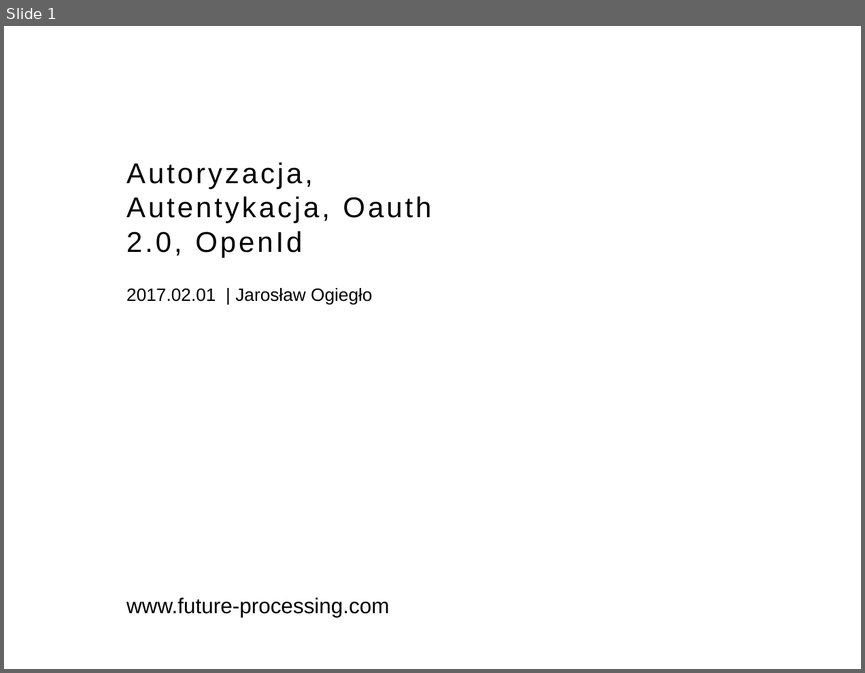
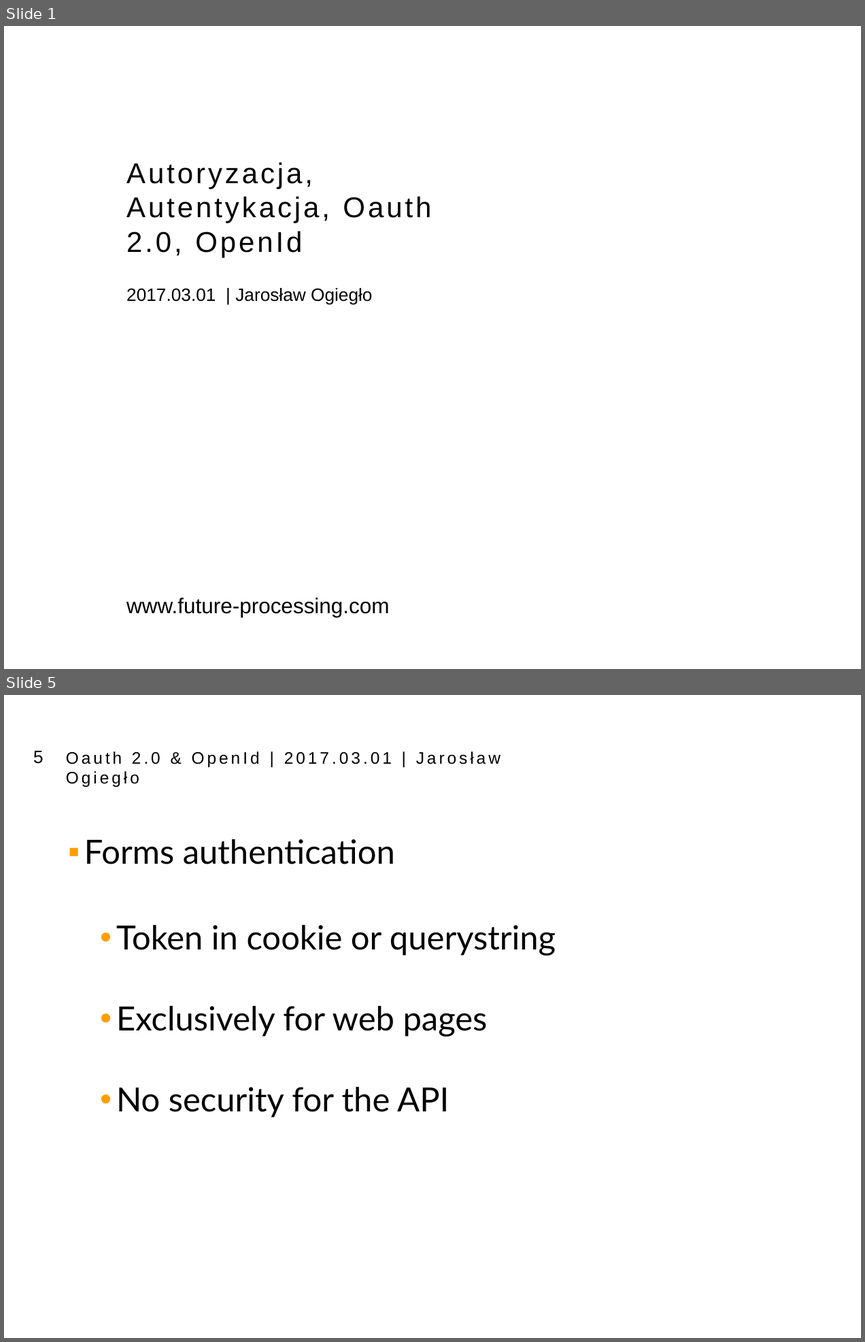
Before and after one commit to bodziosamolot/OauthIdentityServer, a slide deck: Presentation/Presentation_4x3.pptx. Shown one above the other, each under a label of ours: slide 1 before the commit, slides 1 and 5 after it; the slides between them are not shown. The pictures are 865x673 and 865x1342 pixels, drawn with LibreOffice and Linux fonts; fonts in the diff are those of the drawing; background and template pictures are left out. Boxes give left, top, right and bottom in pixels: in the first picture for what was removed or moved away, otherwise in the second. Text is boxed around its words. In the diff, an @@ line names an element or a change of style, - is before the commit and + after.

```diff
--- a/Presentation/Presentation_4x3.pptx
+++ b/Presentation/Presentation_4x3.pptx
@@ slide 5 added at [4,695,861,1338], background #FFFFFF @@
@@ page number added at [33,751,43,764], 15 pt, text #000000 @@
+5
@@ text added at [66,751,500,787], 14 pt, text #000000 @@
+Oauth 2.0 & OpenId | 2017.03.01 | Jarosław Ogiegło
@@ text added at [84,839,555,1117], 28 pt, text #000000 @@
+▪ Forms authentication
+  • Token in cookie or querystring
+  • Exclusively for web pages
+  • No security for the API
@@ slide 1 changed as well @@
@@ text at [126,288,372,305]: text changed @@
-2017.02.01 | Jarosław Ogiegło
+2017.03.01 | Jarosław Ogiegło
```
Also in this commit, not shown: 7 other slides changed, 10 other slides added, 1 slide removed.
